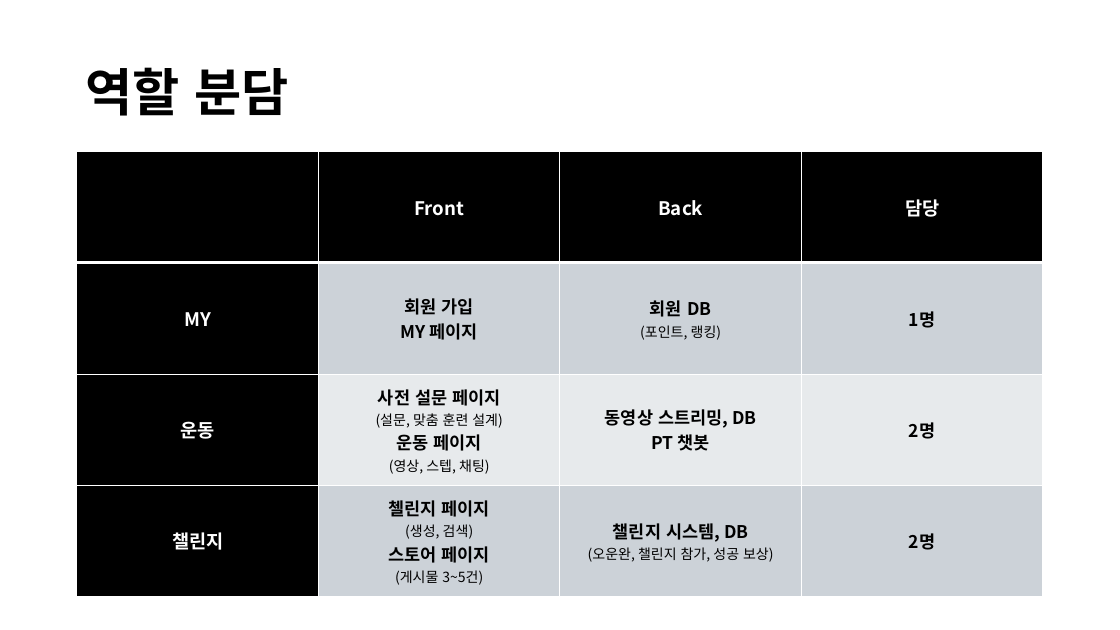
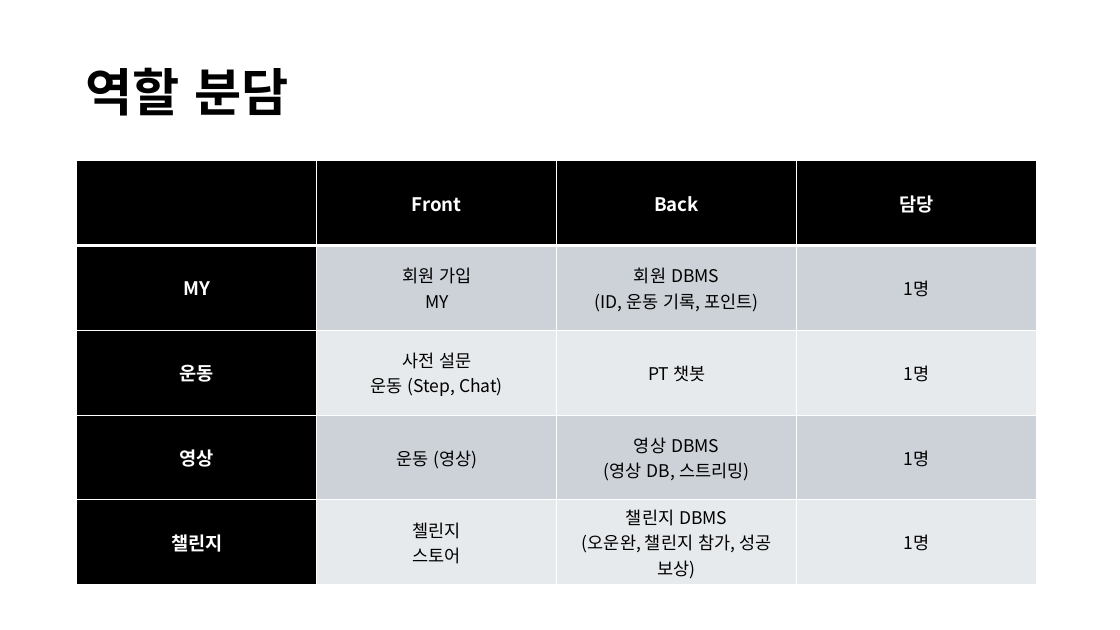
Before and after one commit to Brian-Hong-KR/Gymunity, a slide deck: slide 7 of Doc/프로젝트발표.pptx. Drawn at 1120x630 pixels with LibreOffice and Linux fonts; fonts in the diff are those of the drawing. Boxes give left, top, right and bottom in pixels: in the first picture for what was removed or moved away, otherwise in the second. Text is boxed around its words. In the diff, an @@ line names an element or a change of style, - is before the commit and + after.

Commit message:
챗봇 구현

```diff
--- a/Doc/프로젝트발표.pptx
+++ b/Doc/프로젝트발표.pptx
@@ table at bbox=[77, 160, 1038, 585] @@
-row 2: MY | 회원 가입 / MY 페이지 | 회원 DB / (포인트, 랭킹) | 1명
-row 3: 운동 | 사전 설문 페이지 / (설문, 맞춤 훈련 설계) / 운동 페이지 / (영상, 스텝, 채팅) | 동영상 스트리밍, DB / PT 챗봇 | 2명
-row 4: 챌린지 | 첼린지 페이지 / (생성, 검색) / 스토어 페이지 / (게시물 3~5건) | 챌린지 시스템, DB / (오운완, 챌린지 참가, 성공 보상) | 2명
+row 2: MY | 회원 가입 / MY | 회원 DBMS / (ID, 운동 기록, 포인트) | 1명
+row 3: 운동 | 사전 설문 / 운동 (Step, Chat) | PT 챗봇 | 1명
+row 4: 영상 | 운동 (영상) | 영상 DBMS / (영상 DB, 스트리밍) | 1명
+row 5: 챌린지 | 첼린지 / 스토어 | 챌린지 DBMS / (오운완, 챌린지 참가, 성공 보상) | 1명
@@ table: place and size @@
-table at bbox=[77, 152, 1045, 597]
+table at bbox=[77, 160, 1038, 585]
```
Also in this commit, not shown: 2 other slides changed, 5 other files.
